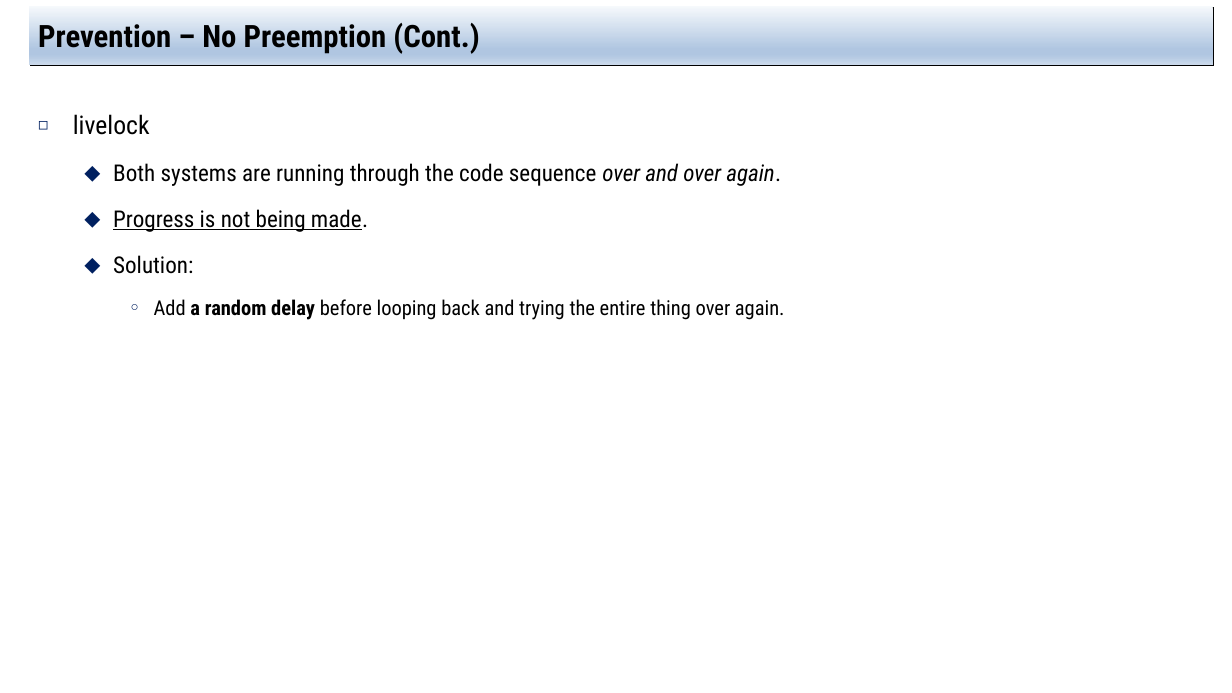
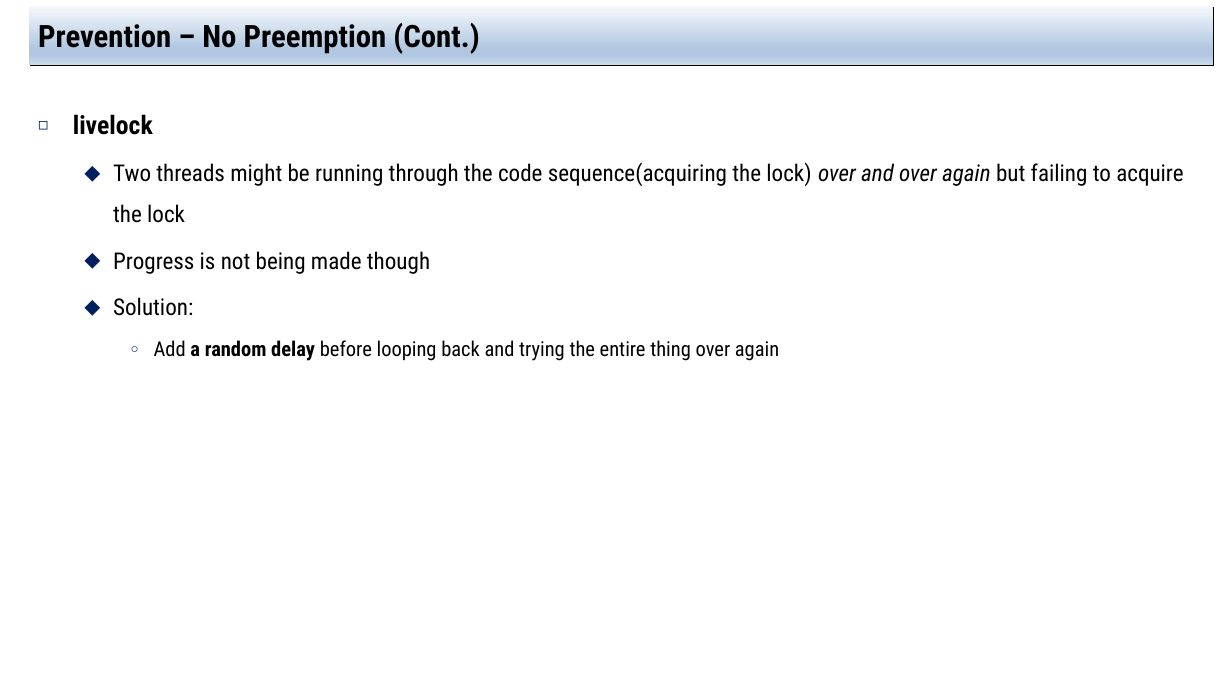
Before and after one commit to jachermocilla/extra-course-materials, a slide deck: slide 20 of cmsc125/ostep/slides/02.Concurrency/32.Common_Concurrency_Problems.pptx. Drawn at 1232x693 pixels with LibreOffice and Linux fonts; fonts in the diff are those of the drawing. Boxes give left, top, right and bottom in pixels: in the first picture for what was removed or moved away, otherwise in the second. Text is boxed around its words. In the diff, an @@ line names an element or a change of style, - is before the commit and + after.

```diff
--- a/cmsc125/ostep/slides/02.Concurrency/32.Common_Concurrency_Problems.pptx
+++ b/cmsc125/ostep/slides/02.Concurrency/32.Common_Concurrency_Problems.pptx
@@ text at [73, 114, 153, 135]: bold on in "livelock" @@
@@ text at [113, 162, 1183, 274]: text changed @@
-  ⬥ Both systems are running through the code sequence over and over again.
-  ⬥ Progress is not being made.
+  ⬥ Two threads might be running through the code sequence(acquiring the lock) over and over again but failing to acquire the lock
+  ⬥ Progress is not being made though
@@ text at [154, 340, 779, 361]: text changed @@
-    ○ Add a random delay before looping back and trying the entire thing over again.
+    ○ Add a random delay before looping back and trying the entire thing over again
```
Also in this commit, not shown: 21 other slides changed, 1 other file.
